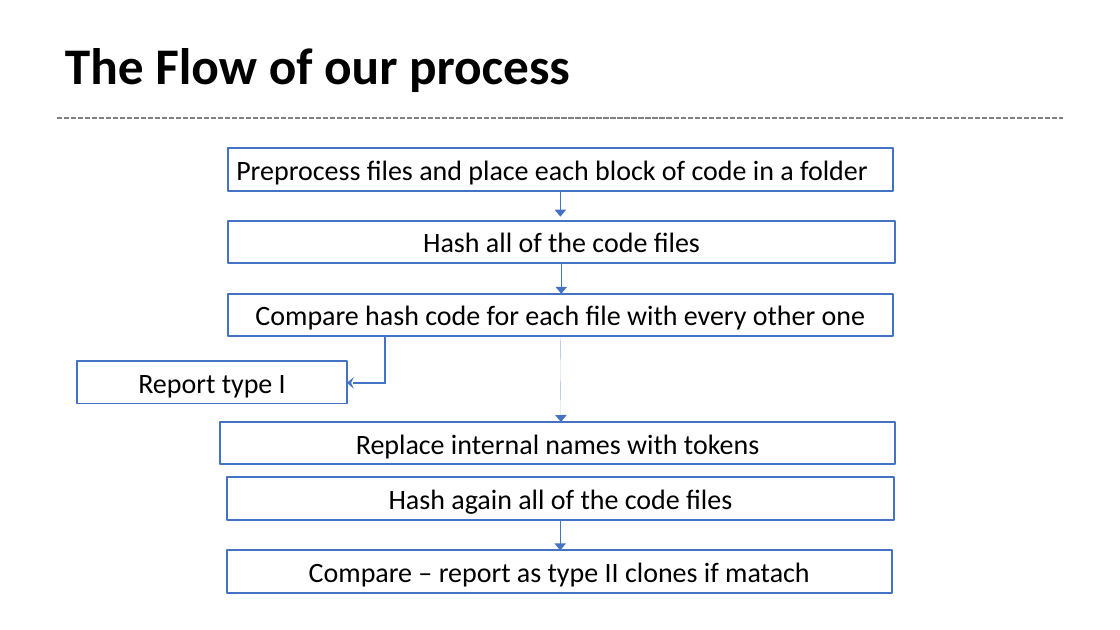
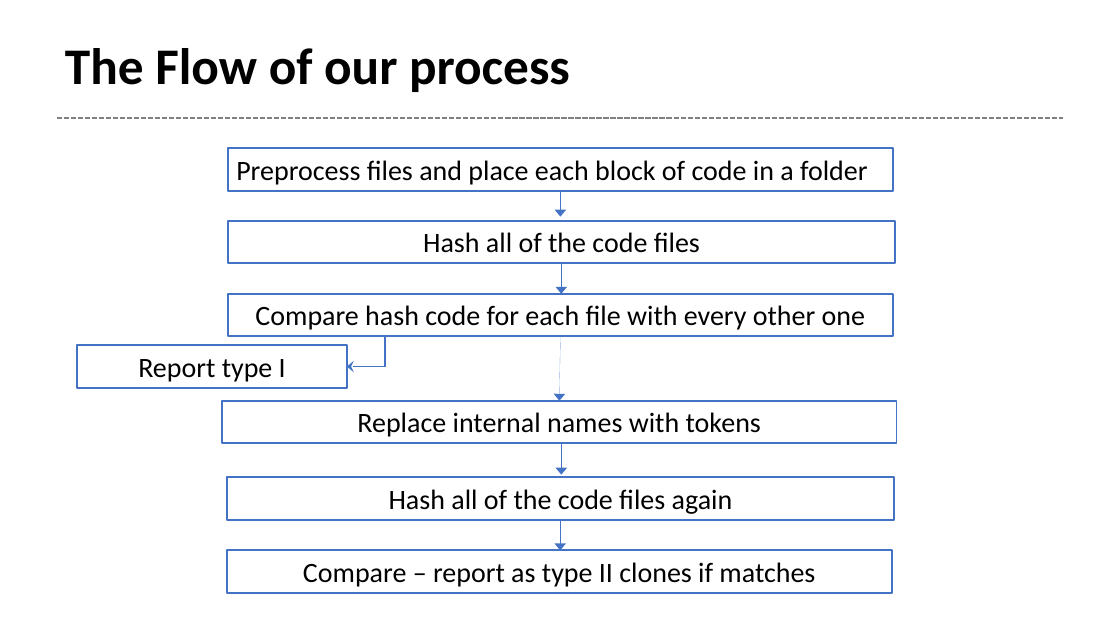
Before and after one commit to Tetricz/CodeCloneDetector, a slide deck: slide 3 of presentation.pptx. Drawn at 1120x630 pixels with LibreOffice and Linux fonts; fonts in the diff are those of the drawing. Boxes give left, top, right and bottom in pixels: in the first picture for what was removed or moved away, otherwise in the second. Text is boxed around its words. In the diff, an @@ line names an element or a change of style, - is before the commit and + after.

```diff
--- a/presentation.pptx
+++ b/presentation.pptx
@@ rectangle "Report type I": place and size @@
-rectangle "Report type I" at <box>77,361,347,403</box>
+rectangle "Report type I" at <box>77,345,347,387</box>
@@ elbow arrow moved from (423, 336) - (347, 383) to (423, 336) - (347, 366) @@
@@ arrow moved from (560, 336) - (561, 422) to (560, 336) - (560, 401) @@
@@ rectangle "Replace internal names with tokens": place and size @@
-rectangle "Replace internal names with tokens" at <box>220,422,895,464</box>
+rectangle "Replace internal names with tokens" at <box>222,401,897,443</box>
@@ arrow added from (561, 444) to (561, 475), #4472C4 0 pt @@
@@ text in rectangle at <box>389,489,733,514</box>: text changed @@
-Hash again all of the code files
+Hash all of the code files again
@@ text in rectangle at <box>303,562,815,587</box>: text changed @@
-Compare – report as type II clones if matach
+Compare – report as type II clones if matches
```
Also in this commit, not shown: 1 other slide changed.
